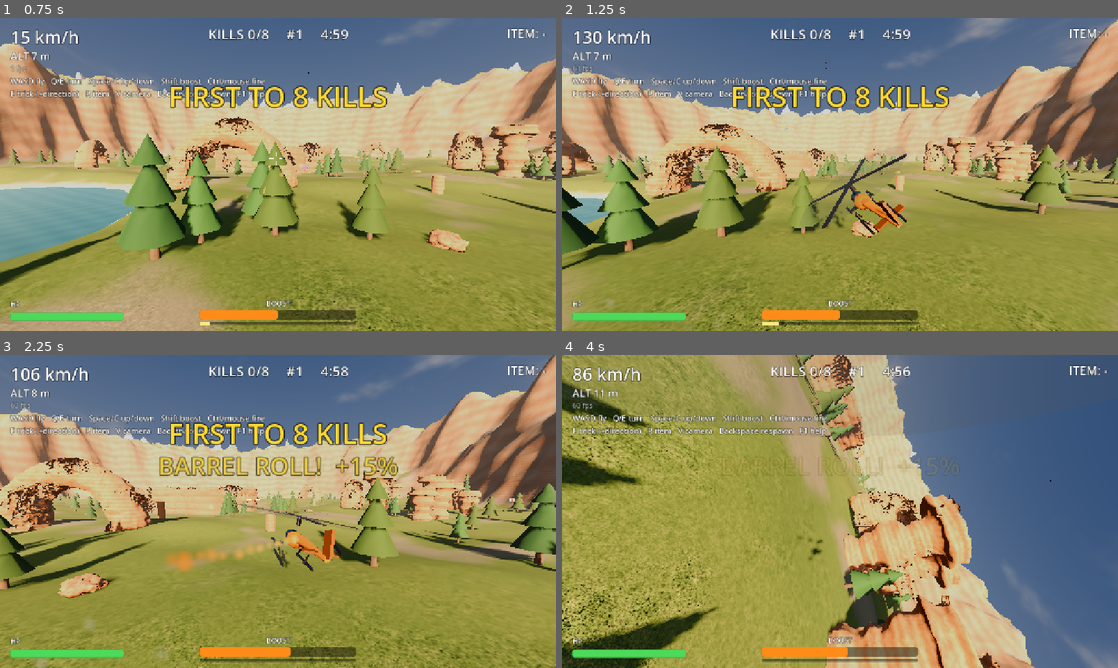
Above: before the commit, frames 1-4 (two rows, left to right).
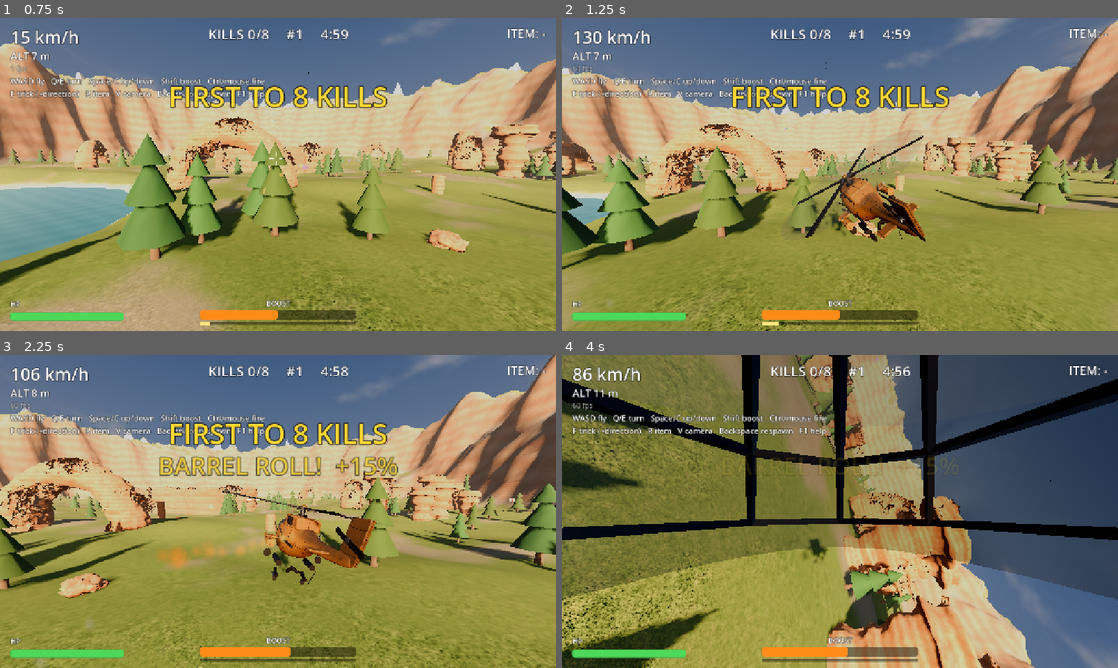
Above: after the commit, the same moments.

Repository: agnorance/choppa
Game: Godot game, scene res://scenes/main.tscn
The game is run twice, just before and just after one commit, with the same random seed, the same clock (stepped at 60 frames per second) and the same inputs.
Inputs (mouse positions are in pixels of both pictures, inside the frame that each line leads up to):
- Up to frame 1 (0.75 s): tap Enter at 0.5 s; move the mouse to (400, 158) at 0.52 s; hold D (move_right) from 0.53 s (still down); hold Ctrl (fire) from 0.53 s (still down); click (400, 158) at 0.67 s
- Up to frame 2 (1.25 s): keep holding D (move_right); keep holding Ctrl (fire); tap F (trick) at 0.8 s
- Up to frame 3 (2.25 s): release D (move_right) at 1.25 s; release Ctrl (fire) at 1.25 s; drag from (166, 527) to (250, 574) at 1.27 s; move the mouse to (333, 442) at 2.02 s; hold D (move_right) from 2.03 s (still down); hold Shift (boost) from 2.03 s (still down)
- Up to frame 4 (4 s): tap F (trick) at 2.3, 3.8 s; release D (move_right) at 2.75 s; release Shift (boost) at 2.75 s; drag from (812, 574) to (673, 464) at 2.77 s; move the mouse to (1006, 558) at 3.52 s; hold A (move_left) from 3.53 s (still down); hold V (toggle_camera) from 3.53 s (still down)

Frame 1 is identical in both runs. In frame 2, 2.4% of the frame differs, in the area x 42-70%, y 37-72%; in frame 3, 2.8%; in frame 4, 66%, in the area x 0-100%, y 0-100%.

Commit message:
Detailed dieselpunk helicopter model and hull shader
- tools/blender/make_choppa.py builds the choppa: lofted fuselage, framed
  greenhouse canopy, engine deck with intake slats and exhaust stacks, stub
  wings with gun and rocket pods, skids, fin, stabiliser, nav lights, a
  four-blade twisted main rotor and a tail rotor as separate spinning parts
- Hull shader: panel seams and rivets in object space, chipped paint,
  grime and exhaust soot, bump from screen-space derivatives; team colour
  muted toward military olive
- Smoke and dust puffs use a cloudy noise texture and soft proximity fade
- --cam=showcase for model screenshots

Diff:
--- a/scripts/chase_camera.gd
+++ b/scripts/chase_camera.gd
@@ -4,6 +4,7 @@
 
 @export var target: Choppa
 @export var first_person := false
+@export var showcase := false  ## Fixed three-quarter front view, for screenshots.
 
 @export var distance := 8.5
 @export var height := 2.6
@@ -40,6 +41,10 @@
 
 	cull_mask = 0xFFFFF
 	var body := target.get_global_transform_interpolated()
+	if showcase:
+		global_position = body.origin + body.basis * Vector3(7.0, 1.2, -8.0)
+		look_at(body.origin + Vector3.UP * 0.5, Vector3.UP)
+		return
 	var back := body.basis * Vector3(0.0, height, distance + 3.0 * speed_ratio)
 	var desired := body.origin + back
 	desired = _avoid_walls(body.origin + Vector3.UP, desired)
--- a/scripts/choppa_model.gd
+++ b/scripts/choppa_model.gd
@@ -1,6 +1,7 @@
 class_name ChoppaModel
 extends Node3D
-## Low-poly helicopter built from primitives, plus its tilt and trick animations.
+## The helicopter model (assets/models/choppa, built by tools/blender/make_choppa.py)
+## with its hull materials, tilt and trick animations, spinning rotors and effects.
 ## Purely visual: it never affects the simulation. Forward is -Z.
 
 ## Render layer bit for the local player's own choppa, hidden from the cockpit camera.
@@ -28,75 +29,33 @@
 func _ready() -> void:
 	_parts = Node3D.new()
 	add_child(_parts)
-	var paint := _material(color, 0.2, 0.45)
-	var dark := _material(color.darkened(0.45), 0.2, 0.6)
-	var metal := _material(Color(0.22, 0.23, 0.25), 0.7, 0.4)
-	var glass := _material(Color(0.12, 0.2, 0.3), 0.3, 0.1)
-
-	var body_mesh := SphereMesh.new()
-	body_mesh.radial_segments = 16
-	body_mesh.rings = 8
-	_part(body_mesh, paint, Vector3.ZERO, Vector3.ZERO, Vector3(1.0, 0.9, 1.5))
-	_part(body_mesh, glass, Vector3(0.0, 0.15, -0.85), Vector3.ZERO, Vector3(0.75, 0.62, 0.8))
-
-	var boom := CylinderMesh.new()
-	boom.top_radius = 0.12
-	boom.bottom_radius = 0.26
-	boom.height = 3.4
-	boom.radial_segments = 8
-	_part(boom, paint, Vector3(0.0, 0.2, 2.6), Vector3(90.0, 0.0, 0.0))
-	_part(_box(Vector3(0.12, 1.0, 0.6)), dark, Vector3(0.0, 0.7, 4.15), Vector3(-15.0, 0.0, 0.0))
-	_part(_box(Vector3(1.4, 0.08, 0.4)), dark, Vector3(0.0, 0.25, 3.6))
-
-	_tail_rotor = Node3D.new()
-	_tail_rotor.position = Vector3(0.14, 0.75, 4.3)
-	_parts.add_child(_tail_rotor)
-	_part(_box(Vector3(0.05, 1.2, 0.14)), metal, Vector3.ZERO, Vector3.ZERO, Vector3.ONE, _tail_rotor)
-
-	var mast := CylinderMesh.new()
-	mast.top_radius = 0.1
-	mast.bottom_radius = 0.14
-	mast.height = 0.5
-	_part(mast, metal, Vector3(0.0, 1.05, 0.0))
-
-	_rotor = Node3D.new()
-	_rotor.position = Vector3(0.0, 1.3, 0.0)
-	_parts.add_child(_rotor)
-	var blade := _box(Vector3(7.0, 0.05, 0.3))
-	_part(blade, metal, Vector3.ZERO, Vector3.ZERO, Vector3.ONE, _rotor)
-	_part(blade, metal, Vector3.ZERO, Vector3(0.0, 90.0, 0.0), Vector3.ONE, _rotor)
+	var model: Node3D = _scene().instantiate()
+	_parts.add_child(model)
+	var materials := _materials()
+	for mesh: MeshInstance3D in model.find_children("*", "MeshInstance3D"):
+		for k in mesh.mesh.get_surface_count():
+			var source := mesh.mesh.surface_get_material(k)
+			var name := source.resource_name if source else "paint"
+			mesh.set_surface_override_material(k, materials.get(name, materials.paint))
+		if own:
+			mesh.layers = OWN_LAYER
+	_rotor = model.find_child("rotor")
+	_tail_rotor = model.find_child("tail_rotor")
 
 	var disc := CylinderMesh.new()
-	disc.top_radius = 3.5
-	disc.bottom_radius = 3.5
+	disc.top_radius = 4.3
+	disc.bottom_radius = 4.3
 	disc.height = 0.02
-	disc.radial_segments = 24
+	disc.radial_segments = 32
 	_blur_material = StandardMaterial3D.new()
 	_blur_material.transparency = BaseMaterial3D.TRANSPARENCY_ALPHA
 	_blur_material.shading_mode = BaseMaterial3D.SHADING_MODE_UNSHADED
 	_blur_material.cull_mode = BaseMaterial3D.CULL_DISABLED
 	_blur_material.albedo_color = Color(0.35, 0.35, 0.36, 0.0)
-	_part(disc, _blur_material, Vector3(0.0, 1.3, 0.0))
-
-	for side in [-1.0, 1.0]:
-		_part(_box(Vector3(0.1, 0.1, 3.0)), metal, Vector3(0.75 * side, -1.1, 0.0))
-		for z in [-0.7, 0.7]:
-			_part(
-				_box(Vector3(0.08, 0.55, 0.08)), metal,
-				Vector3(0.62 * side, -0.85, z), Vector3(0.0, 0.0, -20.0 * side)
-			)
-
-	var barrel := CylinderMesh.new()
-	barrel.top_radius = 0.07
-	barrel.bottom_radius = 0.09
-	barrel.height = 1.2
-	barrel.radial_segments = 6
-	for side in [-1.0, 1.0]:
-		_part(barrel, metal, Vector3(0.9 * side, -0.5, -1.4), Vector3(90.0, 0.0, 0.0))
-		_part(_box(Vector3(0.5, 0.12, 0.3)), metal, Vector3(0.65 * side, -0.5, -1.1))
+	_part(disc, _blur_material, Vector3(0.0, 1.8, 0.4))
 
 	cockpit = Marker3D.new()
-	cockpit.position = Vector3(0.0, 0.4, -1.25)
+	cockpit.position = Vector3(0.0, 0.55, -1.15)
 	add_child(cockpit)
 
 	var flash_mesh := SphereMesh.new()
@@ -108,7 +67,7 @@
 	flash_material.shading_mode = BaseMaterial3D.SHADING_MODE_UNSHADED
 	flash_material.albedo_color = Color(1.0, 0.85, 0.4)
 	for side in [-1.0, 1.0]:
-		var flash := _part(flash_mesh, flash_material, Vector3(0.9 * side, -0.5, -2.2), Vector3.ZERO, Vector3(1, 1, 2))
+		var flash := _part(flash_mesh, flash_material, Vector3(0.9 * side, -0.45, -2.3), Vector3.ZERO, Vector3(1, 1, 2))
 		flash.cast_shadow = GeometryInstance3D.SHADOW_CASTING_SETTING_OFF
 		_flashes.append(flash)
 
@@ -139,7 +98,7 @@
 	_trail = Effects.puffs(Effects.gradient([
 		Color(1.0, 0.85, 0.4, 0.9), Color(1.0, 0.45, 0.1, 0.6), Color(0.4, 0.4, 0.4, 0.0),
 	]), 40, 0.45)
-	_trail.position = Vector3(0.0, 0.35, 1.3)
+	_trail.position = Vector3(0.0, 0.75, 2.1)
 	_trail.direction = Vector3.BACK
 	_trail.spread = 8.0
 	_trail.initial_velocity_min = 6.0
@@ -246,18 +205,53 @@
 		_dust.global_position = c.global_position + Vector3.DOWN * (c.altitude + Choppa.GROUND_CLEARANCE - 0.3)
 
 
+static var _cached_scene: PackedScene
+
+
+static func _scene() -> PackedScene:
+	if _cached_scene == null:
+		_cached_scene = load("res://assets/models/choppa/choppa.glb")
+	return _cached_scene
+
+
+## Materials by the names the Blender script gives them. The paint is the team colour,
+## muted toward military olive.
+func _materials() -> Dictionary:
+	var hull := ShaderMaterial.new()
+	hull.shader = load("res://shaders/hull.gdshader")
+	var muted := color.lerp(Color(0.36, 0.38, 0.3), 0.42)
+	hull.set_shader_parameter("paint", muted)
+	var glass := StandardMaterial3D.new()
+	glass.albedo_color = Color(0.25, 0.32, 0.35, 0.35)
+	glass.transparency = BaseMaterial3D.TRANSPARENCY_ALPHA
+	glass.metallic = 0.2
+	glass.roughness = 0.05
+	glass.cull_mode = BaseMaterial3D.CULL_DISABLED
+	var red := _material(Color(1.0, 0.1, 0.05), 0.0, 0.4)
+	red.emission_enabled = true
+	red.emission = Color(1.0, 0.1, 0.05)
+	red.emission_energy_multiplier = 4.0
+	var green := _material(Color(0.1, 1.0, 0.2), 0.0, 0.4)
+	green.emission_enabled = true
+	green.emission = Color(0.1, 1.0, 0.2)
+	green.emission_energy_multiplier = 4.0
+	return {
+		"paint": hull,
+		"metal": _material(Color(0.32, 0.32, 0.33), 0.85, 0.38),
+		"dark": _material(Color(0.1, 0.1, 0.11), 0.4, 0.6),
+		"glass": glass,
+		"brass": _material(Color(0.78, 0.6, 0.3), 0.9, 0.3),
+		"light_red": red,
+		"light_green": green,
+	}
+
+
 func _material(albedo: Color, metallic: float, roughness: float) -> StandardMaterial3D:
 	var material := StandardMaterial3D.new()
 	material.albedo_color = albedo
 	material.metallic = metallic
 	material.roughness = roughness
 	return material
-
-
-func _box(size: Vector3) -> BoxMesh:
-	var box := BoxMesh.new()
-	box.size = size
-	return box
 
 
 func _part(
--- a/scripts/effects.gd
+++ b/scripts/effects.gd
@@ -21,6 +21,9 @@
 	m.billboard_mode = BaseMaterial3D.BILLBOARD_ENABLED
 	m.billboard_keep_scale = true
 	m.albedo_texture = _soft_dot()
+	# Fade out where puffs cut into the ground or walls instead of a hard edge.
+	m.proximity_fade_enabled = true
+	m.proximity_fade_distance = 1.5
 	quad.material = m
 	p.mesh = quad
 	p.color_ramp = colors
@@ -47,21 +50,23 @@
 static var _dot: Texture2D
 
 
-## A round, soft-edged white dot, made once.
+## A soft, cloudy white puff (radial falloff times noise), made once.
 static func _soft_dot() -> Texture2D:
 	if _dot:
 		return _dot
-	var g := Gradient.new()
-	g.set_color(0, Color(1, 1, 1, 1))
-	g.set_color(1, Color(1, 1, 1, 0))
-	var tex := GradientTexture2D.new()
-	tex.gradient = g
-	tex.fill = GradientTexture2D.FILL_RADIAL
-	tex.fill_from = Vector2(0.5, 0.5)
-	tex.fill_to = Vector2(0.5, 0.0)
-	tex.width = 64
-	tex.height = 64
-	_dot = tex
+	var noise := FastNoiseLite.new()
+	noise.frequency = 0.045
+	noise.fractal_octaves = 4
+	var size := 128
+	var image := Image.create(size, size, true, Image.FORMAT_RGBA8)
+	for y in size:
+		for x in size:
+			var d := Vector2(x - size * 0.5, y - size * 0.5).length() / (size * 0.5)
+			var cloud := noise.get_noise_2d(x, y) * 0.5 + 0.5
+			var a := clampf((1.0 - d * d) * (0.35 + cloud * 0.9), 0.0, 1.0)
+			image.set_pixel(x, y, Color(1.0, 1.0, 1.0, a * a))
+	image.generate_mipmaps()
+	_dot = ImageTexture.create_from_image(image)
 	return _dot
 
 
--- a/scripts/main.gd
+++ b/scripts/main.gd
@@ -10,7 +10,7 @@
 ##   --autopilot=<plan>       fly a ScriptedPilot plan instead of reading controls;
 ##                            "bot" lets the mode's AI fly you
 ##   --spawn=x,y,z[,yaw]      start position, yaw in degrees (free flight)
-##   --cam=fp                 start in first-person view
+##   --cam=fp|showcase        start in first-person view / a fixed front view of the choppa
 ##   --touch                  show touch controls even without a touchscreen
 ##   --shot=<file.png>        save a screenshot after --frames physics ticks and quit
 ##   --frames=<n>             ticks before the screenshot (default 90)
@@ -83,6 +83,7 @@
 	var chase := ChaseCamera.new()
 	chase.target = choppa
 	chase.first_person = _args.get("cam", "") == "fp"
+	chase.showcase = _args.get("cam", "") == "showcase"
 	add_child(chase)
 	chase.make_current()
 	camera = chase
--- /dev/null
+++ b/shaders/hull.gdshader
@@ -0,0 +1,88 @@
+// Painted metal hull: panel seams and rivet rows in object space (no UVs needed),
+// chipped paint showing bare metal, grime toward the belly, soot behind the exhausts.
+shader_type spatial;
+
+uniform vec3 paint : source_color = vec3(0.42, 0.45, 0.3);
+uniform vec3 bare_metal : source_color = vec3(0.6, 0.6, 0.58);
+uniform vec3 grime : source_color = vec3(0.18, 0.15, 0.12);
+uniform float wear : hint_range(0.0, 1.0) = 0.28;
+uniform vec2 panel_size = vec2(1.35, 0.75);  // Along the length, around the body (metres).
+
+varying vec3 obj_pos;
+varying vec3 obj_normal;
+
+float hash(vec3 p) {
+	p = fract(p * 0.3183099 + 0.1);
+	p *= 17.0;
+	return fract(p.x * p.y * p.z * (p.x + p.y + p.z));
+}
+
+float noise(vec3 x) {
+	vec3 i = floor(x);
+	vec3 f = fract(x);
+	f = f * f * (3.0 - 2.0 * f);
+	return mix(mix(mix(hash(i), hash(i + vec3(1, 0, 0)), f.x), mix(hash(i + vec3(0, 1, 0)), hash(i + vec3(1, 1, 0)), f.x), f.y),
+		mix(mix(hash(i + vec3(0, 0, 1)), hash(i + vec3(1, 0, 1)), f.x), mix(hash(i + vec3(0, 1, 1)), hash(i + vec3(1, 1, 1)), f.x), f.y), f.z);
+}
+
+float fbm(vec3 p) {
+	float v = 0.0;
+	float a = 0.5;
+	for (int i = 0; i < 4; i++) {
+		v += a * noise(p);
+		p *= 2.1;
+		a *= 0.5;
+	}
+	return v;
+}
+
+void vertex() {
+	obj_pos = VERTEX;
+	obj_normal = NORMAL;
+}
+
+void fragment() {
+	vec3 an = abs(obj_normal);
+	// Project panels onto the plane the surface mostly faces; Z (length) first.
+	vec2 uv = an.x > an.y ? vec2(obj_pos.z, obj_pos.y) : vec2(obj_pos.z, obj_pos.x);
+	vec2 cell = uv / panel_size;
+	// Stagger alternate rows like real skin panels.
+	cell.x += step(0.5, fract(cell.y * 0.5)) * 0.37;
+	vec2 f = abs(fract(cell) - 0.5);
+	float seam = smoothstep(0.484, 0.495, max(f.x, f.y));
+	// Rivets: a row of dots just inside each seam.
+	vec2 rv = uv / 0.075;
+	float along_x = smoothstep(0.455, 0.462, f.y) * (1.0 - smoothstep(0.468, 0.475, f.y));
+	float along_y = smoothstep(0.455, 0.462, f.x) * (1.0 - smoothstep(0.468, 0.475, f.x));
+	float dots_x = 1.0 - smoothstep(0.18, 0.3, length(vec2(fract(rv.x) - 0.5, 0.0)));
+	float dots_y = 1.0 - smoothstep(0.18, 0.3, length(vec2(fract(rv.y) - 0.5, 0.0)));
+	float rivet = max(along_x * dots_x, along_y * dots_y);
+
+	// Wear: chips cluster where a big noise is high, broken up by fine noise.
+	float n_big = fbm(obj_pos * 1.3);
+	float n_fine = noise(obj_pos * 18.0);
+	float chip = smoothstep(1.0 - wear * 0.55, 1.0 - wear * 0.45, n_big * 0.75 + n_fine * 0.35 + seam * 0.2);
+	float dirt = clamp(smoothstep(0.3, -1.1, obj_pos.y) * 0.6 + fbm(obj_pos * 4.0) * 0.25, 0.0, 1.0);
+	// Soot streaks behind the exhaust stacks (they sit above and behind the cabin).
+	float soot = smoothstep(1.4, 2.2, obj_pos.z) * smoothstep(0.2, 0.7, obj_pos.y)
+		* (1.0 - smoothstep(0.6, 1.1, abs(obj_pos.x))) * (0.6 + 0.4 * noise(obj_pos * vec3(6.0, 6.0, 1.0)));
+
+	vec3 col = mix(paint * (0.92 + n_fine * 0.12), bare_metal, chip);
+	col = mix(col, grime, dirt * 0.45 + soot * 0.7);
+	col *= 1.0 - seam * 0.45;
+	ALBEDO = col;
+	METALLIC = mix(0.15, 0.85, chip);
+	ROUGHNESS = mix(0.62, 0.35, chip) + dirt * 0.2;
+
+	// Bump from seams (sunken) and rivets (raised) via screen-space derivatives.
+	float h = rivet * 0.8 - seam * 1.0 - chip * 0.25;
+	vec3 dpdx = dFdx(VERTEX);
+	vec3 dpdy = dFdy(VERTEX);
+	float dhdx = dFdx(h);
+	float dhdy = dFdy(h);
+	vec3 r1 = cross(dpdy, NORMAL);
+	vec3 r2 = cross(NORMAL, dpdx);
+	float det = dot(dpdx, r1);
+	vec3 grad = sign(det) * (dhdx * r1 + dhdy * r2);
+	NORMAL = normalize(abs(det) * NORMAL - grad * 0.004);
+}
Binary file added: assets/models/choppa/choppa.glb
Not shown, added: assets/models/choppa/choppa.glb.import
Not shown, added: shaders/hull.gdshader.uid
Not shown, changed: CLAUDE.md
Not shown, added: tools/blender/make_choppa.py
